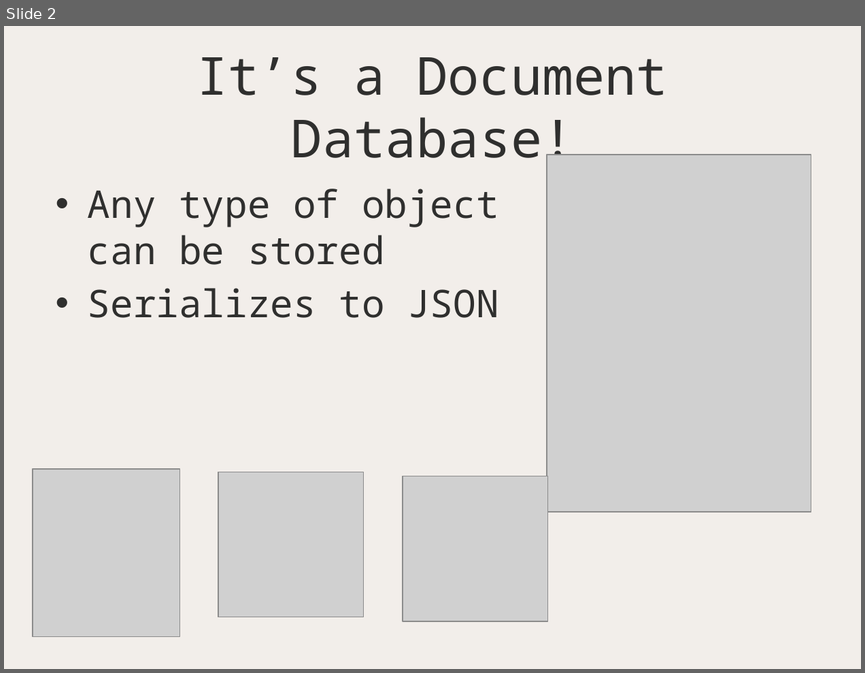
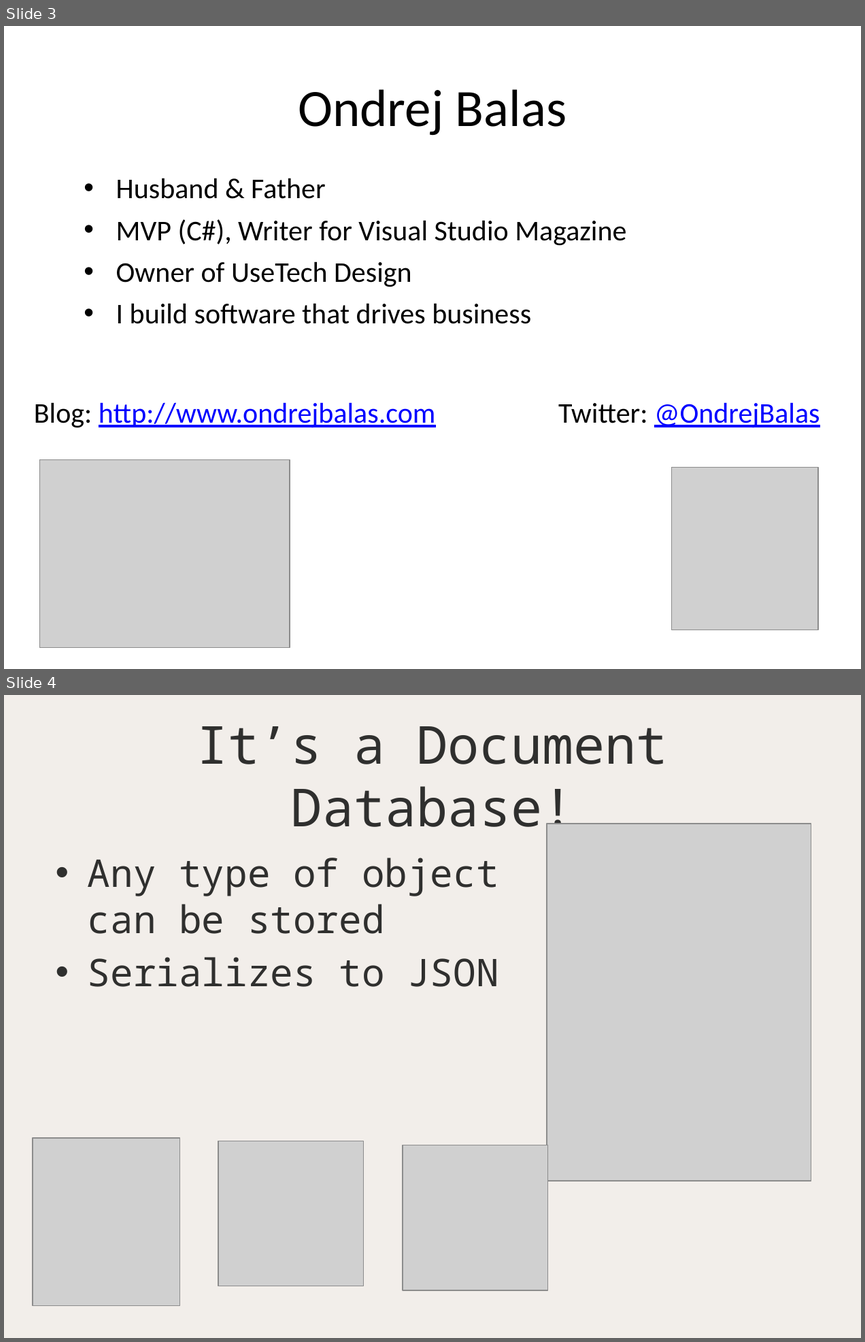
Before and after one commit to ondrejbalas/talks-ravendb-intro, a slide deck: Geting started with No SQL using RavenDB.pptx. Shown one above the other, each under a label of ours: slide 2 before the commit, slides 3 and 4 after it. The pictures are 865x673 and 865x1342 pixels, drawn with LibreOffice and Linux fonts; fonts in the diff are those of the drawing; grey boxes stand for pictures. Boxes give left, top, right and bottom in pixels: in the first picture for what was removed or moved away, otherwise in the second. Text is boxed around its words. In the diff, an @@ line names an element or a change of style, - is before the commit and + after.

```diff
--- a/Geting started with No SQL using RavenDB.pptx
+++ b/Geting started with No SQL using RavenDB.pptx
@@ slide 3 added at box(4, 26, 861, 669), background #FFFFFF @@
@@ title added at box(298, 89, 566, 135), 44 pt, text #000000 @@
+Ondrej Balas
@@ text added at box(116, 178, 626, 324), 24 pt, text #000000 @@
+• Husband & Father
+• MVP (C#), Writer for Visual Studio Magazine
+• Owner of UseTech Design
+• I build software that drives business
@@ text added at box(34, 402, 820, 428), 24 pt, text #0000FF, underline @@
+Blog: http://www.ondrejbalas.com Twitter: @OndrejBalas
@@ picture added at box(40, 460, 290, 648) @@
@@ picture added at box(672, 467, 818, 629) @@
@@ what was slide 2 is now slide 4 @@
```
Also in this commit, not shown: 4 slides changed, 3 other slides added, 18 other files.
